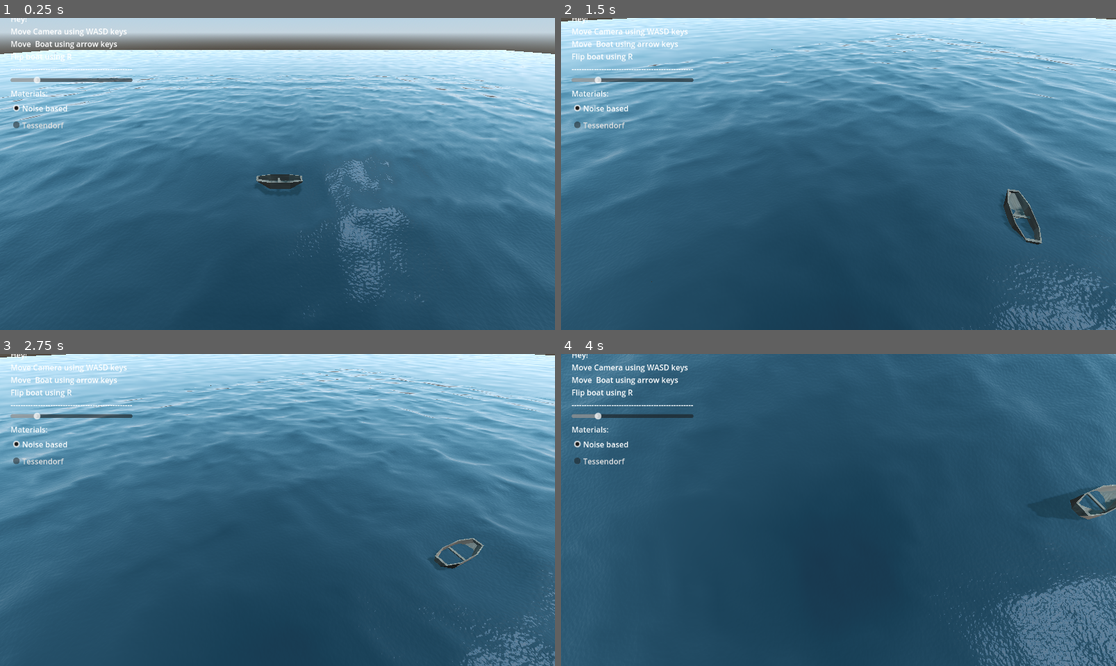
Above: before the commit, frames 1-4 (two rows, left to right).
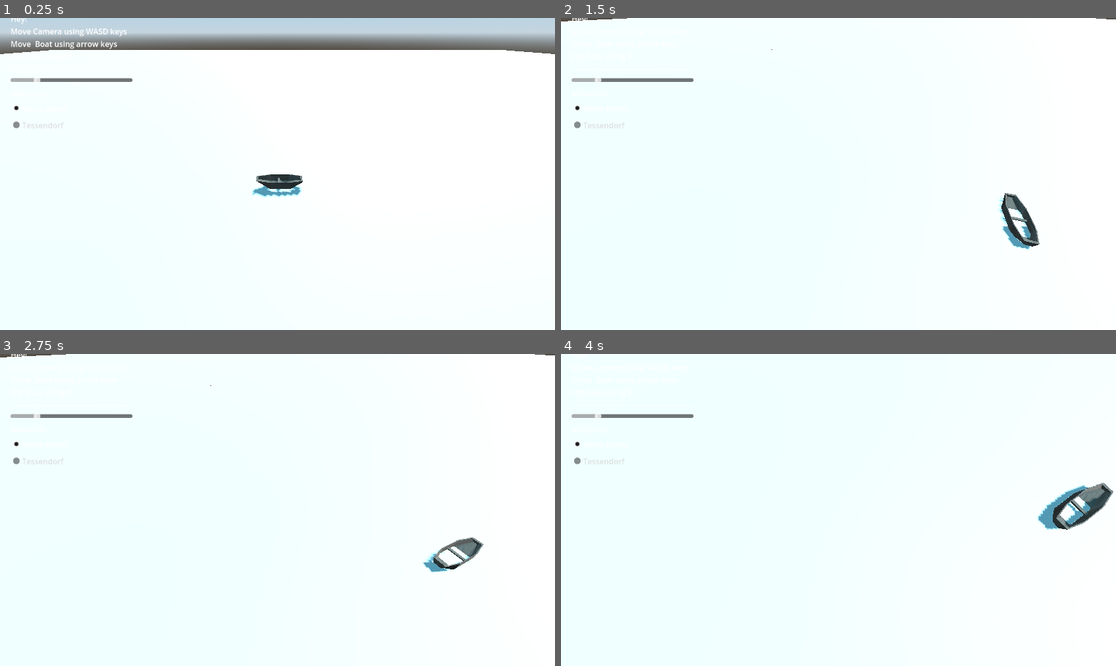
Above: after the commit, the same moments.

Repository: D0V4HKIIN/cs-341-computer-graphics-project
Game: Godot game, scene res://Main.tscn
The game is run twice, just before and just after one commit, with the same random seed, the same clock (stepped at 60 frames per second) and the same inputs.
Inputs (mouse positions are in pixels of both pictures, inside the frame that each line leads up to):
- Up to frame 1 (0.25 s): no input
- Up to frame 2 (1.5 s): move the mouse to (960, 158) at 0.52 s; press the mouse at (960, 158) at 0.53 s; hold Right (boat_right) 0.53-1.28 s; move the mouse to (727, 189) at 1.27 s; release the mouse at (727, 189) at 1.28 s; hold Down (boat_back) from 1.28 s (still down); click (727, 189) at 1.35 s
- Up to frame 3 (2.75 s): move the mouse to (333, 441) at 2.02 s; release Down (boat_back) at 2.03 s; press the mouse at (333, 441) at 2.03 s; hold Right (boat_right) from 2.03 s (still down)
- Up to frame 4 (4 s): move the mouse to (810, 572) at 2.77 s; release Right (boat_right) at 2.78 s; release the mouse at (810, 572) at 2.78 s; hold Up (boat_forward) 2.78-3.53 s; click (810, 572) at 2.85 s; move the mouse to (1005, 556) at 3.52 s; press the mouse at (1005, 556) at 3.53 s; hold Left (boat_left) from 3.53 s (still down)

The runs differ from the first frame. In frame 1, 89% of the frame differs, in the area x 0-100%, y 10-100%; in frame 2, 99%; in frame 3, 99%; in frame 4, 100%, in the area x 0-100%, y 0-100%.

Commit message:
idk shader doesn't work

Diff:
--- a/seas-341_captain_hooks_black_pearl/Ocean.gd
+++ b/seas-341_captain_hooks_black_pearl/Ocean.gd
@@ -48,15 +48,15 @@
 	var material = tree.get_first_node_in_group("Water").get_active_material(0);
 
 	# noise_frequency
-	noise_frequency = material.get("shader_parameter/noise_frequency");
+	#noise_frequency = material.get("shader_parameter/noise_frequency");
 
 	# height_scale
-	height_scale = material.get("shader_parameter/height_scale");
+	#height_scale = material.get("shader_parameter/height_scale");
 
 	# noise texture
-	water_noise = material.get("shader_parameter/noise");
-	await water_noise.changed
-	noise = water_noise.get_image();
+	#water_noise = material.get("shader_parameter/noise");
+	#await water_noise.changed
+	#noise = water_noise.get_image();
 
 # called when scene is instanciated
 func _ready():
--- a/seas-341_captain_hooks_black_pearl/fft_shader.gdshader
+++ b/seas-341_captain_hooks_black_pearl/fft_shader.gdshader
@@ -1,18 +1,16 @@
 shader_type spatial;
-
-uniform float cpu_time;
-
-const vec2 wind_direction = vec2(1,2);
-const float wind_speed = 1.;
-
 
 const float g = 9.8;
 //const float PI = 3.14159265358979323846;
 varying float L_x;
 varying float L_y;
 
-const float M = 200.;
-const float N = 200.;
+const float M = 10.;
+const float N = 10.;
+
+uniform float cpu_time;
+uniform float A = 1.0; // "A is a numeric constant"
+uniform vec2 w = vec2(1.0); // wind
 
 varying float vertex_distance;
 varying float vertex_distance_clamped;
@@ -47,7 +45,19 @@
 }
 
 float phillips(float n_prime, float m_prime){
-	return 0.;
+	float L = length(w) * length(w) / g;
+
+	float kx = PI * (2. * n_prime - N) / L_x;
+	float kz = PI * (2. * m_prime - M) / L_y;
+	float k = length(vec2(kx, kz));
+
+	float dot_prod = dot(normalize(vec2(kx, kz)), normalize(w));
+
+	float damping = 0.001;
+	float l2 = L * L * damping * damping;
+
+	// euler (-k * k * l2) is some dampening part as in the original paper
+	return A * exp(-1.0 / pow((k * L), 2)) * dot_prod * dot_prod * exp(-k * k * l2) / pow(n_prime, 4);
 }
 
 
@@ -55,7 +65,7 @@
 	float xi_r = rand(pos);
 	float xi_i = rand(pos);
 
-	return vec2(xi_r, xi_i) * sqrt(phillips( n_prime,  m_prime) / sqrt(2));
+	return vec2(xi_r, xi_i) * sqrt(phillips(n_prime,  m_prime) / sqrt(2));
 }
 
 
@@ -81,7 +91,7 @@
 
 void vertex() {
 	vec3 world_pos = (MODEL_MATRIX * vec4(VERTEX, 1.0)).xyz;
-	VERTEX.y = height(world_pos.xz, cpu_time).x;
+	VERTEX.y = height(world_pos.xz, cpu_time).x / 10000000000000000000.0;
 }
 
 
--- a/seas-341_captain_hooks_black_pearl/water_noise_based_material.tres
+++ b/seas-341_captain_hooks_black_pearl/water_noise_based_material.tres
@@ -1,22 +1,7 @@
-[gd_resource type="ShaderMaterial" load_steps=5 format=3 uid="uid://b1gtctiurxrj8"]
+[gd_resource type="ShaderMaterial" load_steps=2 format=3 uid="uid://b1gtctiurxrj8"]
 
-[ext_resource type="Shader" path="res://water_noise_based.gdshader" id="1_whmqm"]
-[ext_resource type="Texture2D" uid="uid://dxnyny0nas3wa" path="res://water_noise.tres" id="2_1yapn"]
-
-[sub_resource type="FastNoiseLite" id="FastNoiseLite_mhybr"]
-
-[sub_resource type="NoiseTexture2D" id="NoiseTexture2D_dktfb"]
-seamless = true
-as_normal_map = true
-bump_strength = 6.0
-noise = SubResource("FastNoiseLite_mhybr")
+[ext_resource type="Shader" path="res://fft_shader.gdshader" id="1_fd1mt"]
 
 [resource]
 render_priority = 0
-shader = ExtResource("1_whmqm")
-shader_parameter/water_displacement = Vector2(0, 0)
-shader_parameter/cpu_time = 113.291
-shader_parameter/height_scale = 2.0
-shader_parameter/noise_frequency = 0.1
-shader_parameter/noise = ExtResource("2_1yapn")
-shader_parameter/normalmap = SubResource("NoiseTexture2D_dktfb")
+shader = ExtResource("1_fd1mt")
